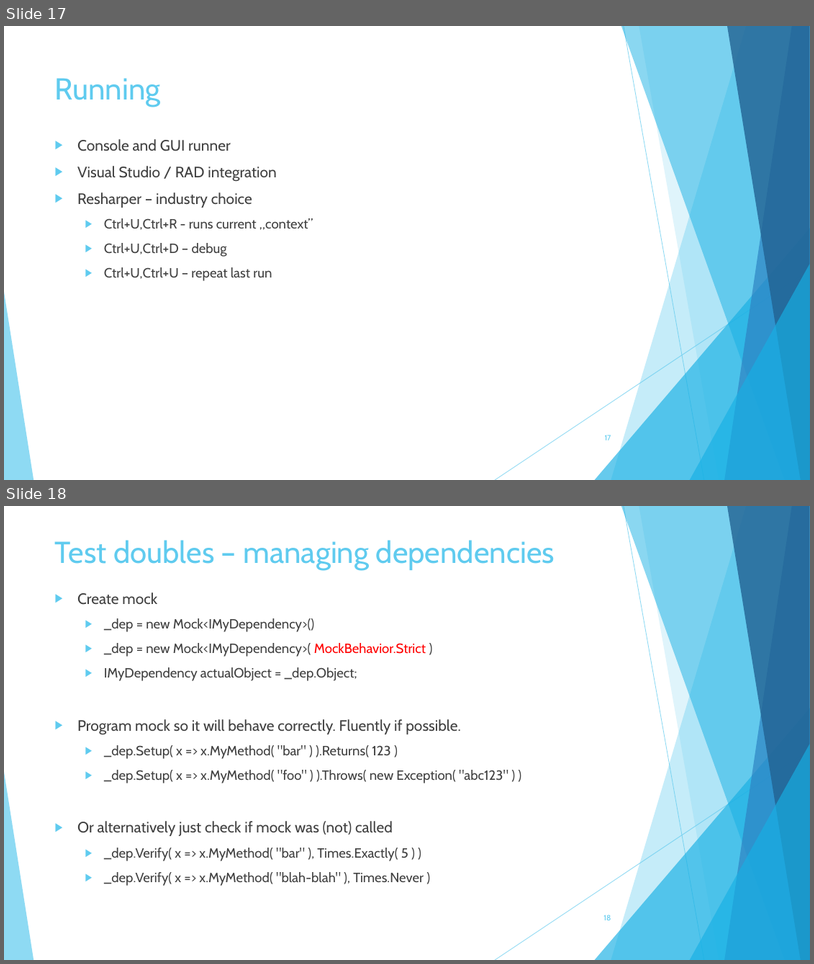
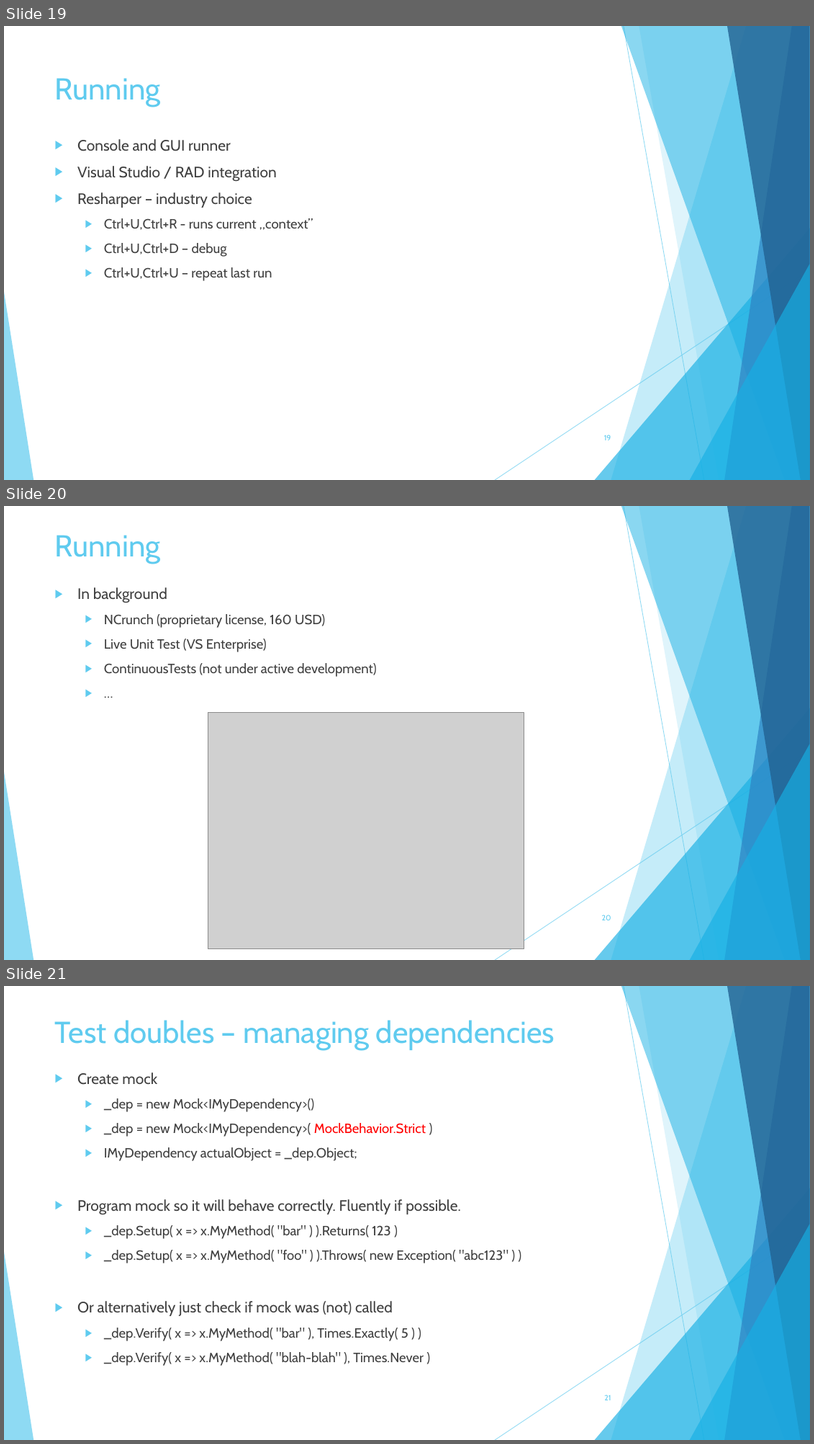
Before and after one commit to szubartm/TddAndBdd.Materials, a slide deck: TDD/Testing in TDD spirit.pptx. Shown one above the other, each under a label of ours: slides 17 and 18 before the commit, slides 19, 20 and 21 after it. The pictures are 814x964 and 814x1444 pixels, drawn with LibreOffice and Linux fonts; fonts in the diff are those of the drawing; grey boxes stand for pictures. Boxes give left, top, right and bottom in pixels: in the first picture for what was removed or moved away, otherwise in the second. Text is boxed around its words. In the diff, an @@ line names an element or a change of style, - is before the commit and + after.

```diff
--- a/TDD/Testing in TDD spirit.pptx
+++ b/TDD/Testing in TDD spirit.pptx
@@ slide 20 added at (4,506,810,960), background #FFFFFF; not listed: 10 template elements that a slide beside it also shows @@
@@ title added at (55,535,161,564), 36 pt, text #5FCBEF @@
+Running
@@ text added at (77,587,376,677), 16 pt, text #404040 @@
+▶ In background
+  ▶ NCrunch (proprietary license, 160 USD)
+  ▶ Live Unit Test (VS Enterprise)
+  ▶ ContinuousTests (not under active development)
+  ▶ …
@@ picture added at (208,713,525,949) @@
@@ page number added at (602,914,612,920), 9 pt, text #5FCBEF @@
+20
@@ what was slide 17 is now slide 19 @@
@@ page number at (604,434,612,440): text changed @@
-17
+19
@@ what was slide 18 is now slide 21 @@
@@ page number at (604,1394,611,1400): text changed @@
-18
+21
```
Also in this commit, not shown: 5 slides changed, 8 other slides added.
